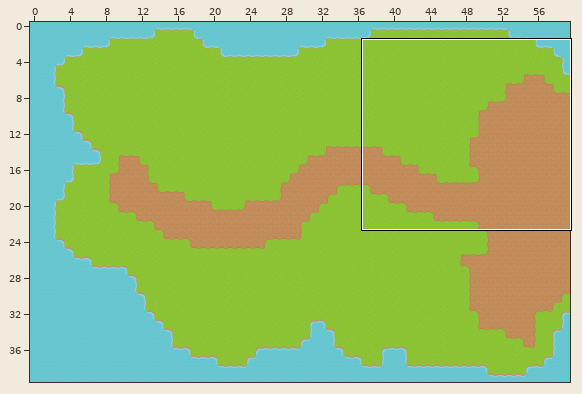
A Tiled map (JSON) gets an edit: public/assets/sprites/background/map.tmj. Above: a wide view before the commit, with the close-up outlined.
Close-up. As it was:
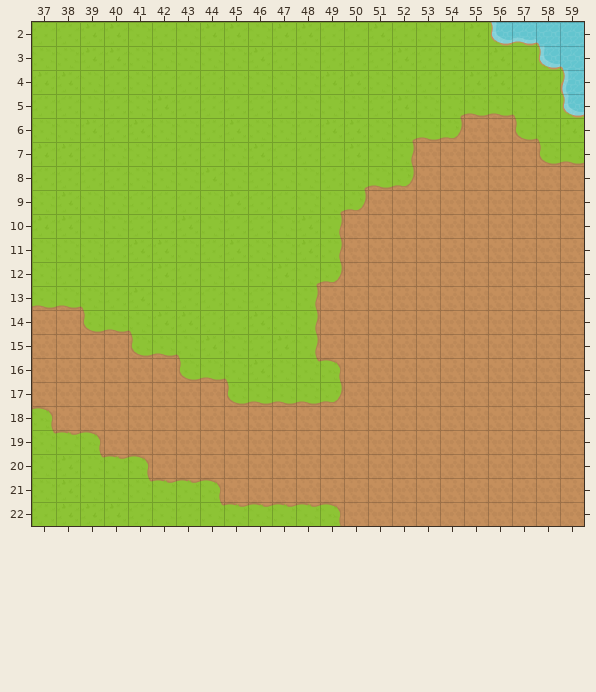
Cells are 64x64 px. Shown: x 37..59, y 2..22. The commit also changed other parts of the map, which this record leaves out.
Now the later version:
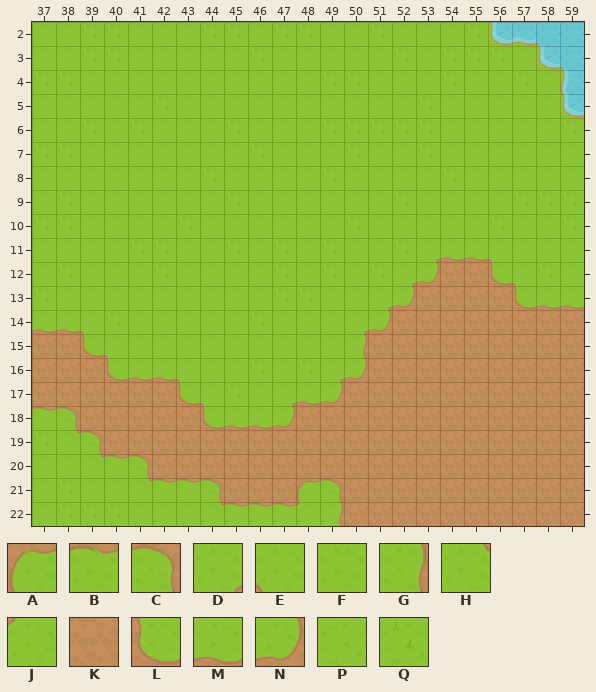
Key: from "tileset": A 0, B 1, C 2, D 3, E 4, F 21, G 22, H 23, J 24, K 26, L 40, M 41, N 42, P 43, Q 44.
_ is an empty cell.
Tiles replaced or removed in this view: B, C, D, E, G, H, K, L, M, N.
Changes in this commit:
Changed rows in their new state; . is an unchanged cell.
Layer "terrain":
first column x 37:
 5 .................FPPP..
 6 ...............QQFPFPF.
 7 ...............FQPPFPPF
 8 .............FPFFQFFFPP
 9 ............FFFQPPPPQQQ
10 ............PQPPFPPQPPQ
11 ............QPPQDMMEFPP
12 ...........FQPQDN..LEQF
13 QFP........QPFDN....LMM
14 MMEQP......FFDN........
15 ..LEFFP....PFG.........
16 ...LMMEPP..QDN.........
17 ......LEQPD............
18 BC.....LMMN............
19 QH.....................
21 ...........AC..........
22 ...........JG..........
Where, in picture pixels (left, top, right, bottom), the same in both close-ups:
changed: (32, 96, 584, 445)
changed: (296, 479, 344, 515)
